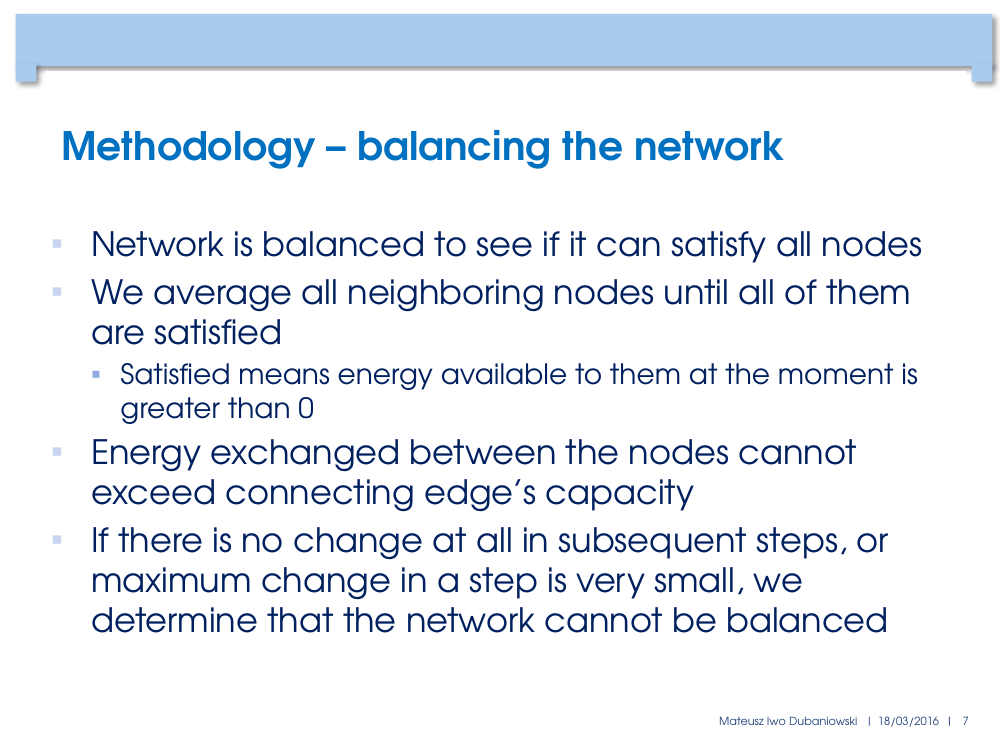
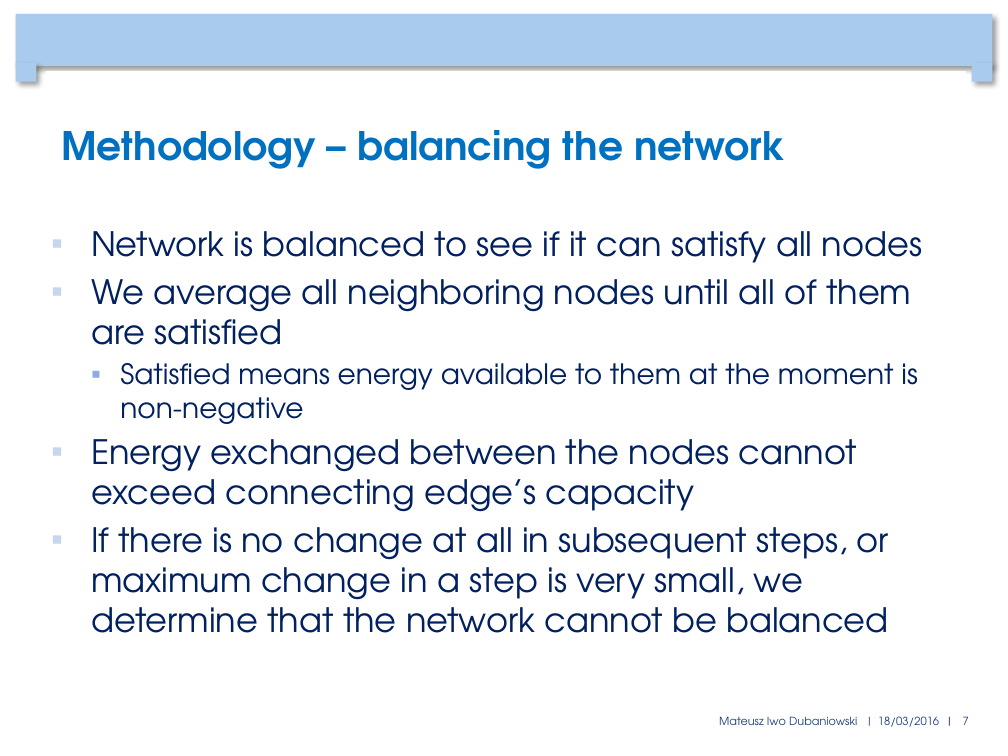
Before and after one commit to mduban/CNProject, a slide deck: slide 7 of FinalPresentation.pptx. Drawn at 1008x756 pixels with LibreOffice and Linux fonts; fonts in the diff are those of the drawing; background and template pictures are left out. Boxes give left, top, right and bottom in pixels: in the first picture for what was removed or moved away, otherwise in the second. Text is boxed around its words. In the diff, an @@ line names an element or a change of style, - is before the commit and + after.

```diff
--- a/FinalPresentation.pptx
+++ b/FinalPresentation.pptx
@@ text at (120,363,917,424): text changed @@
-  ▪ Satisfied means energy available to them at the moment is greater than 0
+  ▪ Satisfied means energy available to them at the moment is non-negative
```
Also in this commit, not shown: 1 other slide changed, 1 other file.
